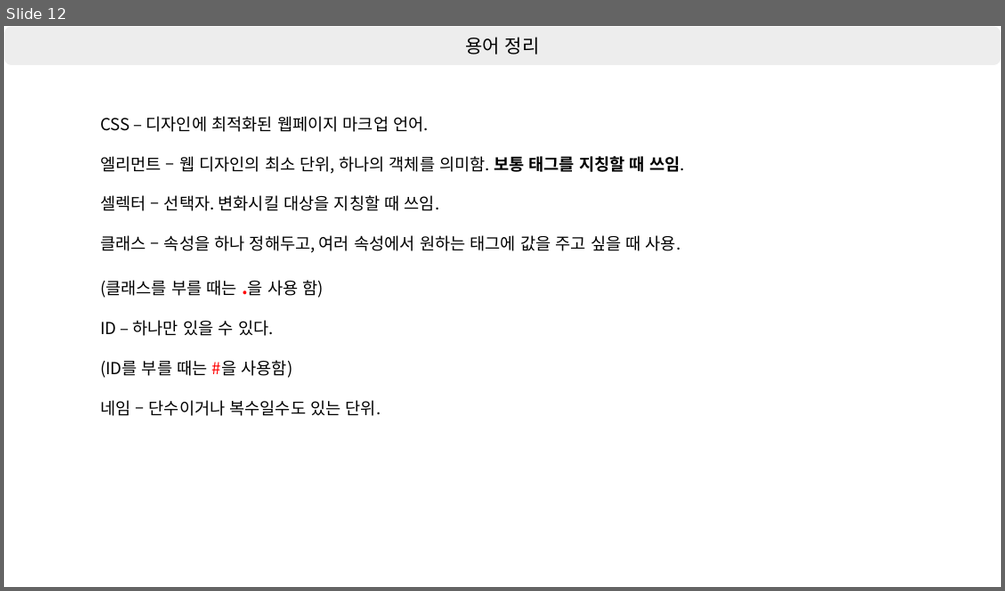
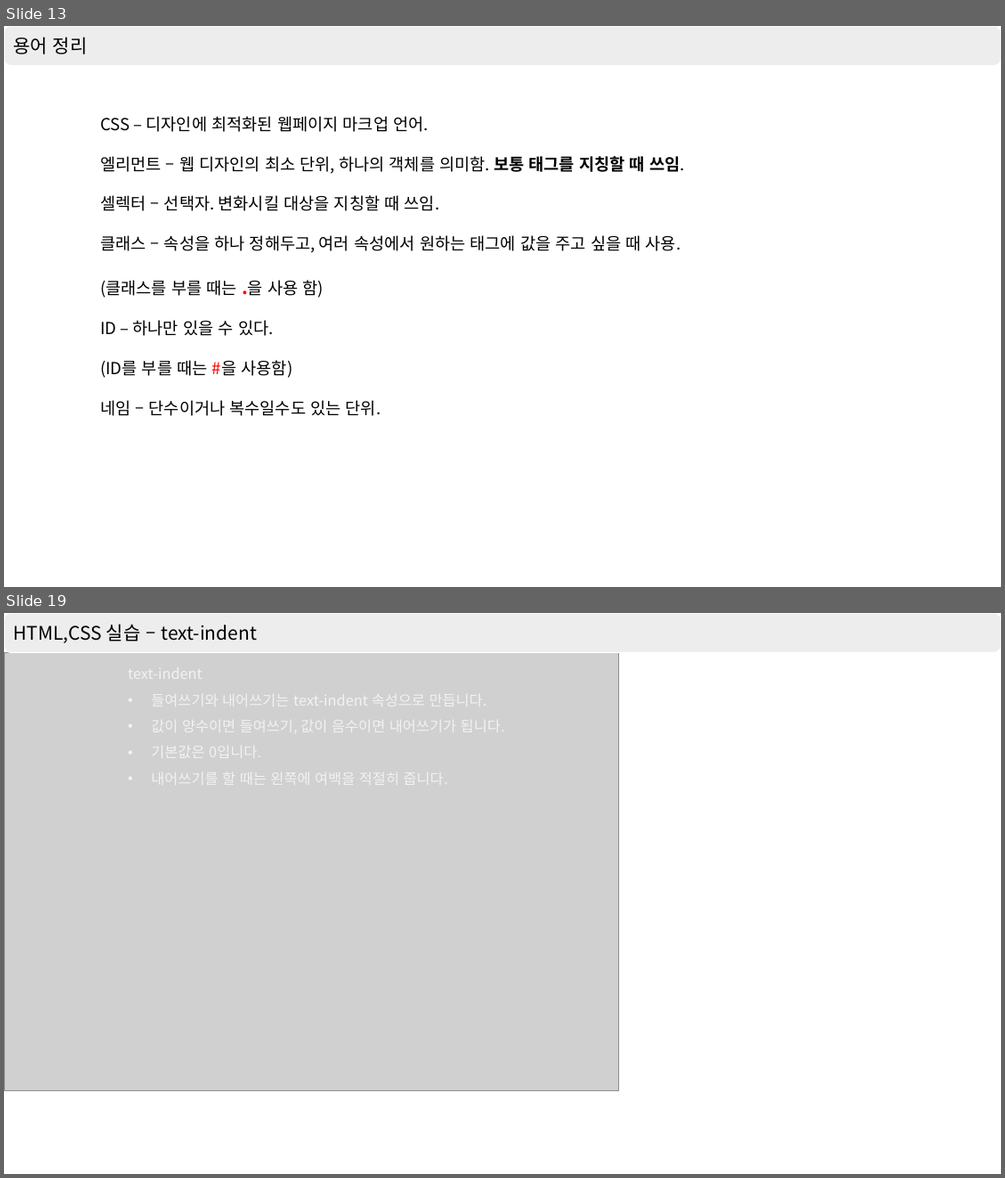
Before and after one commit to shchoichoko/web, a slide deck: Day2/강의 정리.pptx. Shown one above the other, each under a label of ours: slide 12 before the commit, slides 13 and 19 after it; the slides between them are not shown. The pictures are 1005x591 and 1005x1178 pixels, drawn with LibreOffice and Linux fonts; fonts in the diff are those of the drawing; grey boxes stand for pictures. Boxes give left, top, right and bottom in pixels: in the first picture for what was removed or moved away, otherwise in the second. Text is boxed around its words. In the diff, an @@ line names an element or a change of style, - is before the commit and + after.

Commit message:
css 태그 실습 및 ppt 정리

```diff
--- a/Day2/강의 정리.pptx
+++ b/Day2/강의 정리.pptx
@@ slide 19 added at box(4, 613, 1001, 1174), background #FFFFFF @@
@@ rounded rectangle added at box(4, 613, 1001, 653), fill #EDEDED, outline #FFFFFF 1 pt, 18 pt, text #000000 @@
+HTML,CSS 실습 – text-indent
@@ picture added at box(4, 653, 619, 1090) @@
@@ what was slide 12 is now slide 13 @@
@@ slide 13 changed as well @@
@@ rounded rectangle "용어 정리" at box(4, 26, 1001, 66): alignment centre to left @@
```
Also in this commit, not shown: 9 other slides changed, 8 other slides added, 4 slides removed, 3 other files.
